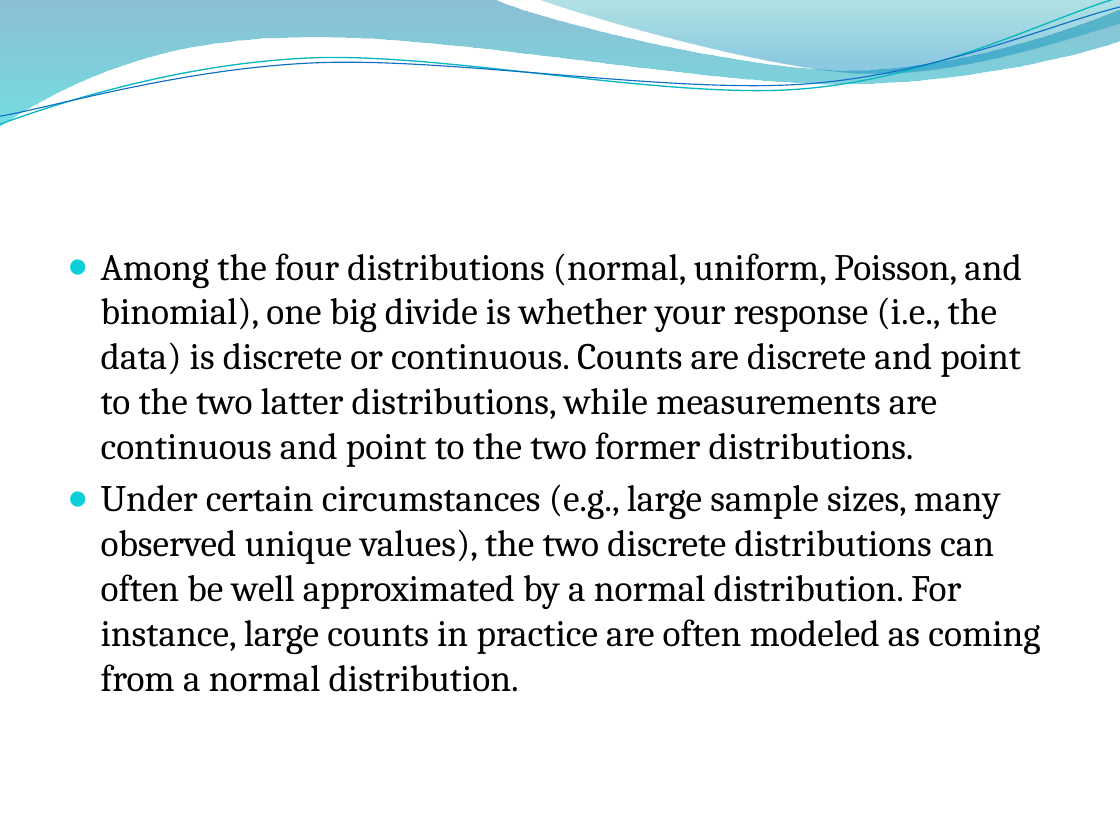
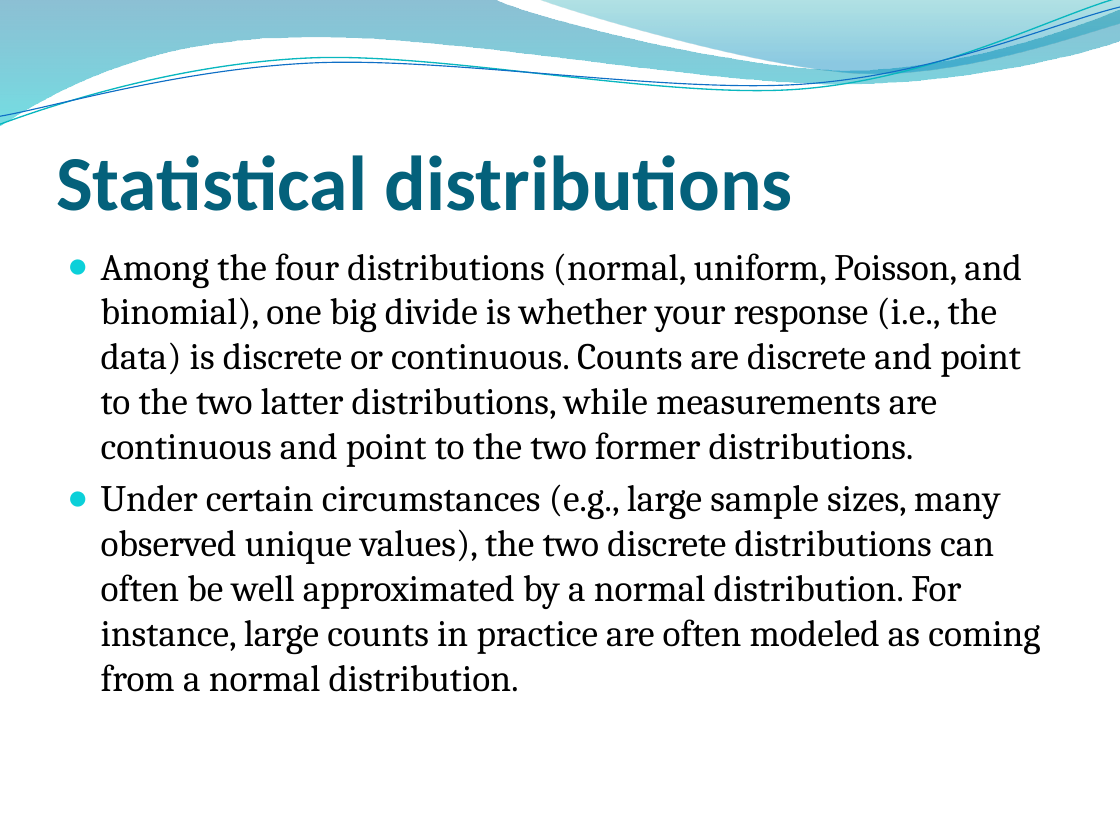
Before and after one commit to ricschuster/R_Workshop_Vienna_2018_02, a slide deck: slide 6 of ppts/Topic 3 Key Components of (Generalized) Linear Models.pptx. Drawn at 1120x840 pixels with LibreOffice and Linux fonts; fonts in the diff are those of the drawing; background and template pictures are left out. Boxes give left, top, right and bottom in pixels: in the first picture for what was removed or moved away, otherwise in the second. Text is boxed around its words. In the diff, an @@ line names an element or a change of style, - is before the commit and + after.

```diff
--- a/ppts/Topic 3 Key Components of (Generalized) Linear Models.pptx
+++ b/ppts/Topic 3 Key Components of (Generalized) Linear Models.pptx
@@ title added at (56,155,793,211), 50 pt, text #04617B, bold @@
+Statistical distributions
```
Also in this commit, not shown: 40 other slides changed.
